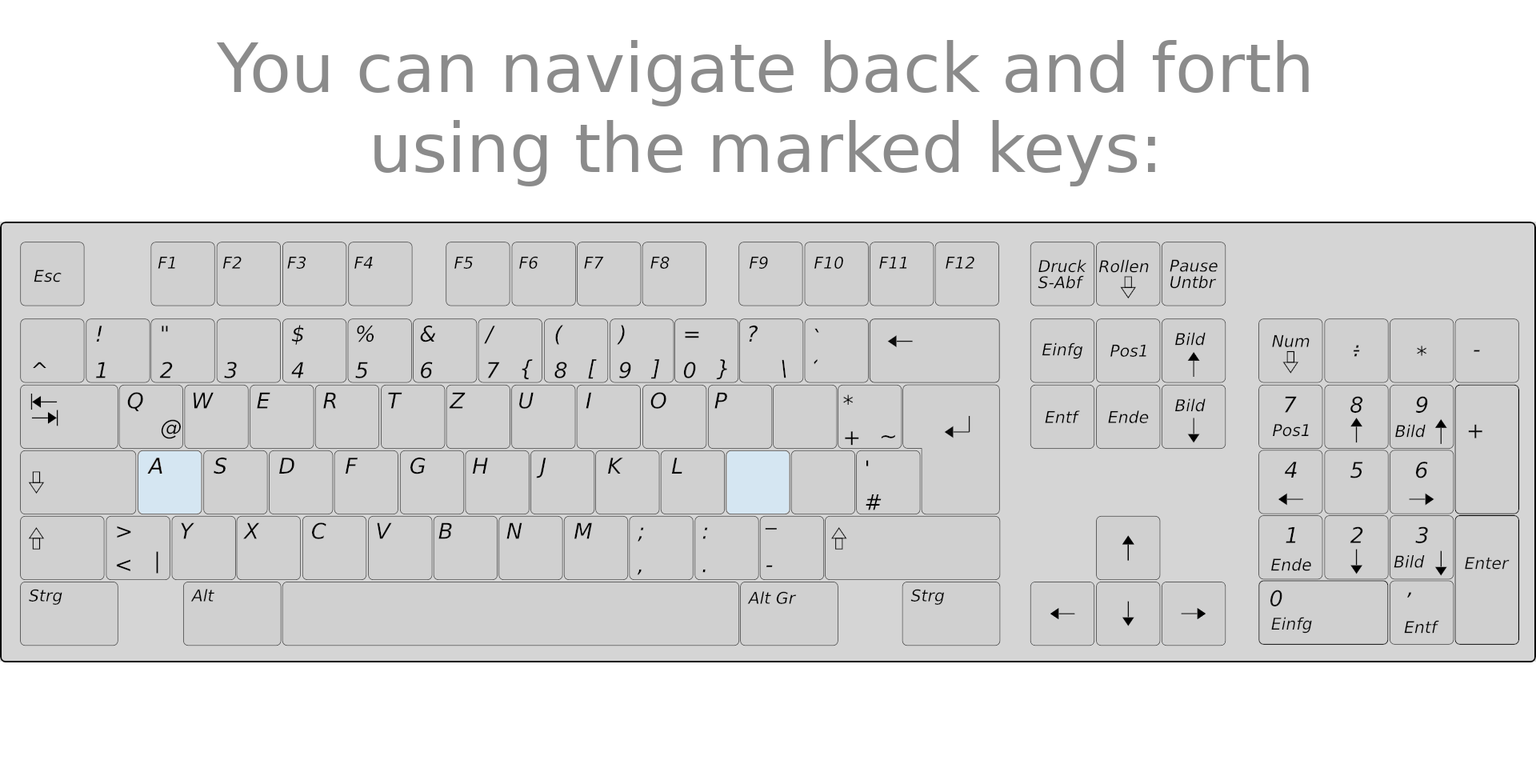
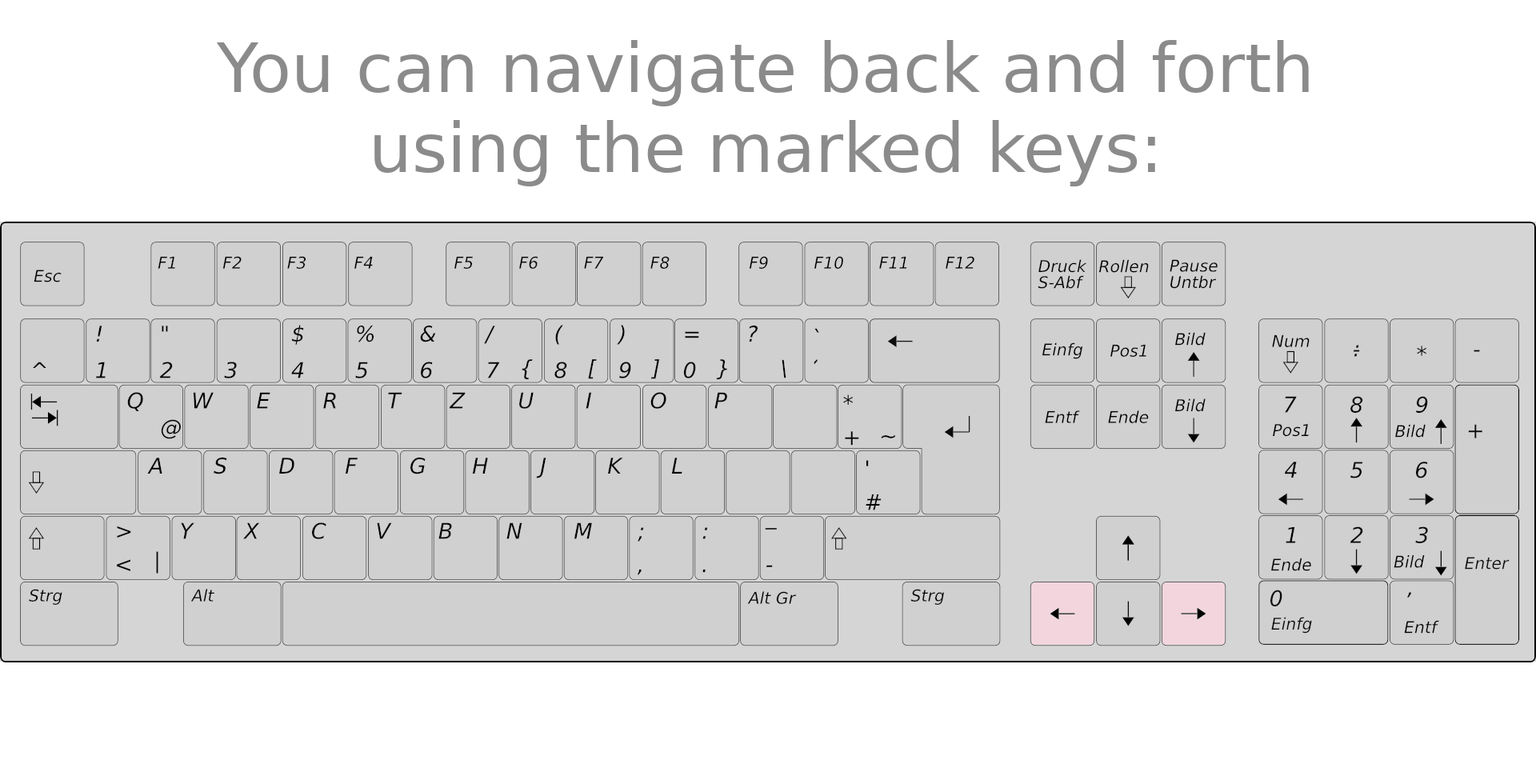
Layer changes from the first (1536, 768) image to the second:
painted on "Layer Group" over [138, 451, 1225, 645]
